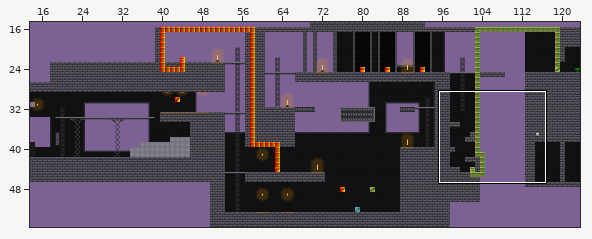
Tiled map, stored at android/assets/data/levels/level0.tmx. The first picture is a wide view before the edit; the outline marks the close-up.
Close-up. Earlier state:
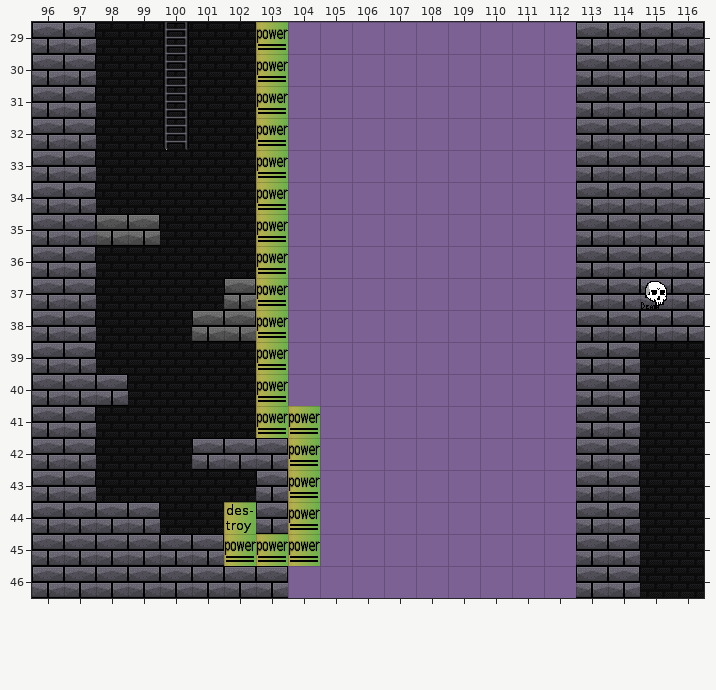
Cells are 32x32 px. Shown: x 96..116, y 29..46. The commit also changed other parts of the map, which this record leaves out. Tiles whose own drawing changed are shown in their newer look in all pictures.
The same view after the edit:
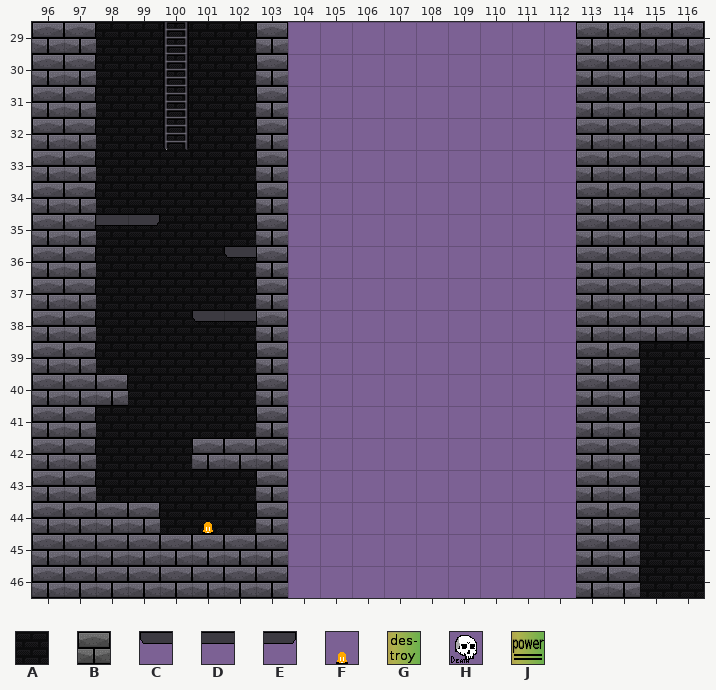
Key: from "greyscitiles": A 54, B 74, C 99, D 100, E 101, F 142; from "nodes": G 2, H 160, J 162.
_ is an empty cell, . an unchanged one.
The edit:
--- layer "bricks"
@@ x 98..99 @@
-35 BB
+35 AA
@@ x 101..102 @@
-37 .B
-38 BB
+37 .A
+38 AA
--- layer "vert edgeplatform"
@@ x 98..102 @@
-35 __...
-36 ...._
+35 DE...
+36 ....C
@@ x 101..102 @@
-38 __
+38 CD
--- layer "animlayer"
@@ x 101..101 @@
-44 _
+44 F
--- layer "nodelayer" (now hidden)
@@ x 102..115 @@
-29 .J............
-30 .J............
-31 .J............
-32 .J............
-33 .J............
-34 .J............
-35 .J............
-36 .J............
-37 .J...........H
-38 .J............
-39 .J............
-40 .J............
-41 .JJ...........
-42 ..J...........
-43 ..J...........
-44 G.J...........
-45 JJJ...........
+29 ._............
+30 ._............
+31 ._............
+32 ._............
+33 ._............
+34 ._............
+35 ._............
+36 ._............
+37 ._..........._
+38 ._............
+39 ._............
+40 ._............
+41 .__...........
+42 .._...........
+43 .._...........
+44 _._...........
+45 ___...........
Where, in picture pixels (left, top, right, bottom), the same in both close-ups:
changed: (192, 22, 320, 566)
changed: (96, 215, 160, 246)
removed: (641, 281, 667, 309)
